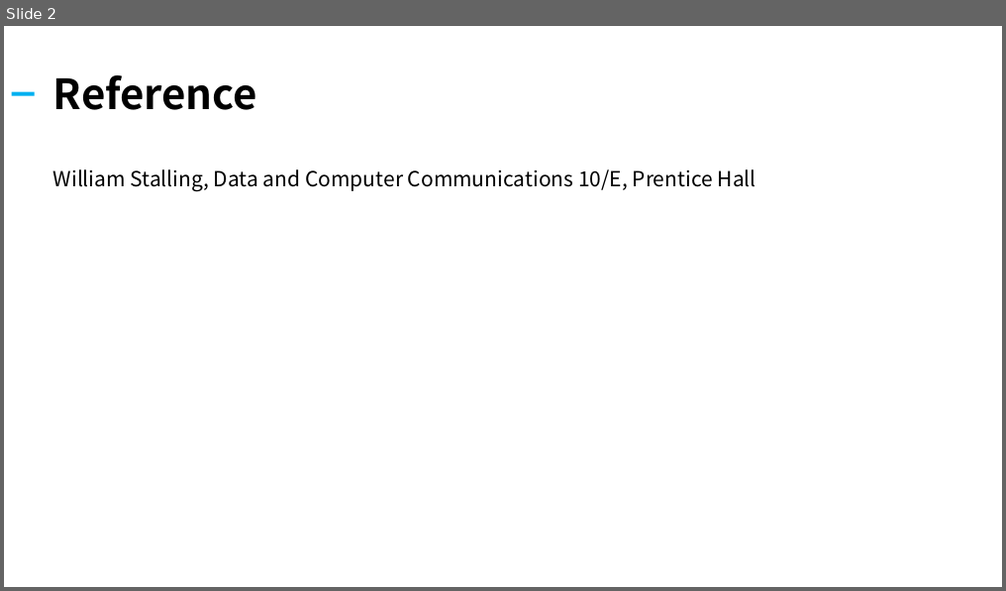
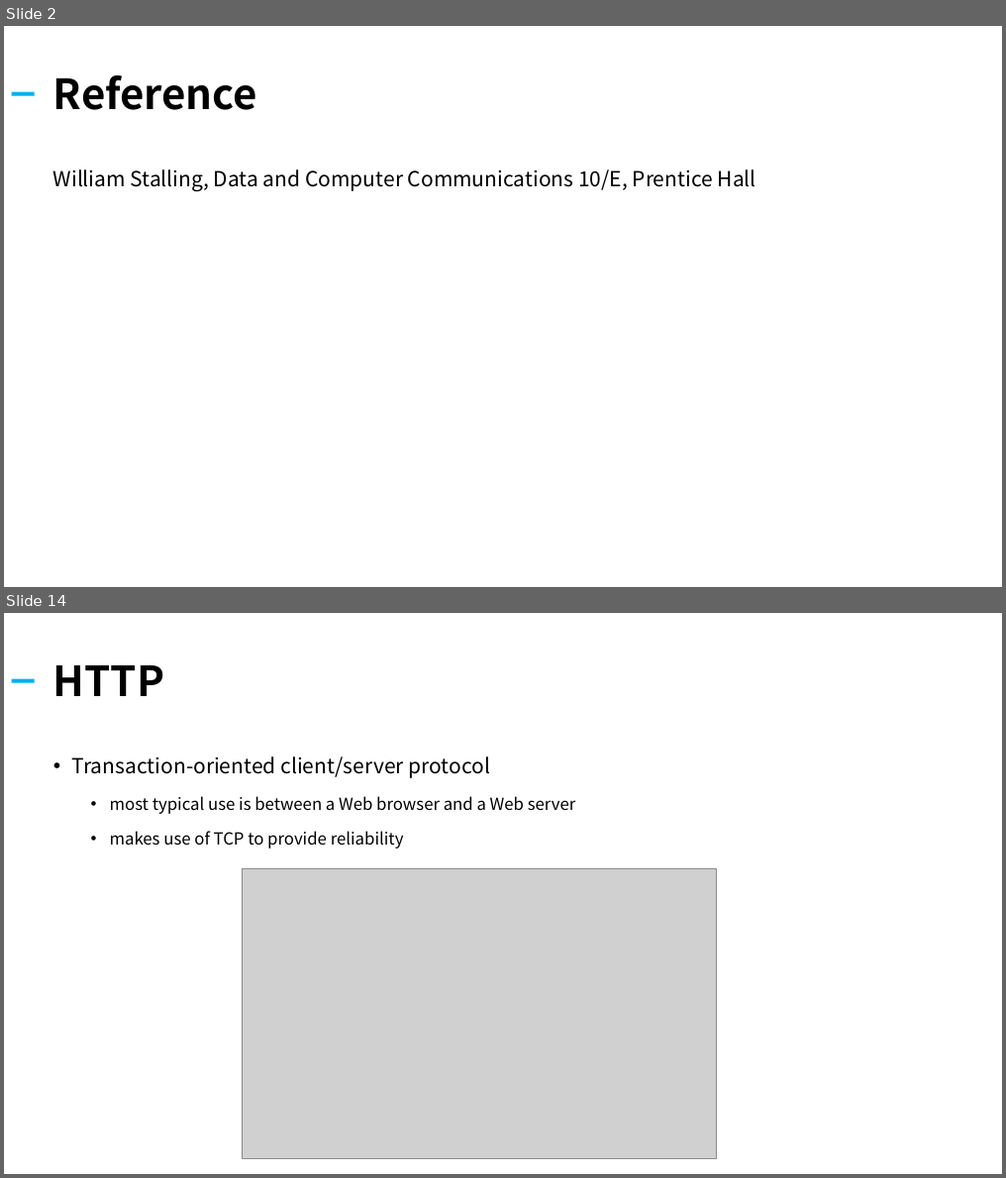
Before and after one commit to kiku99/AWS, a slide deck: Network/12. Network Internet Application.pptx. Shown one above the other, each under a label of ours: slide 2 before the commit, slides 2 and 14 after it; the slides between them are not shown. The pictures are 1006x591 and 1006x1178 pixels, drawn with LibreOffice and Linux fonts; fonts in the diff are those of the drawing; grey boxes stand for pictures. Boxes give left, top, right and bottom in pixels: in the first picture for what was removed or moved away, otherwise in the second. Text is boxed around its words. In the diff, an @@ line names an element or a change of style, - is before the commit and + after.

```diff
--- a/Network/12. Network Internet Application.pptx
+++ b/Network/12. Network Internet Application.pptx
@@ slide 14 added at (4,613,1002,1174), background #FFFFFF @@
@@ title added at (54,665,164,696), 40 pt, text #000000, bold @@
+HTTP
@@ rectangle added at (12,679,35,682), fill #00B0F0 @@
@@ text added at (72,757,576,849), 16 pt, text #000000 @@
+• Transaction-oriented client/server protocol
+  • most typical use is between a Web browser and a Web server
+  • makes use of TCP to provide reliability
@@ picture added at (242,869,717,1158) @@
```
Also in this commit, not shown: 1 slide changed, 20 other slides added, 20 slides removed, 1 other file.
